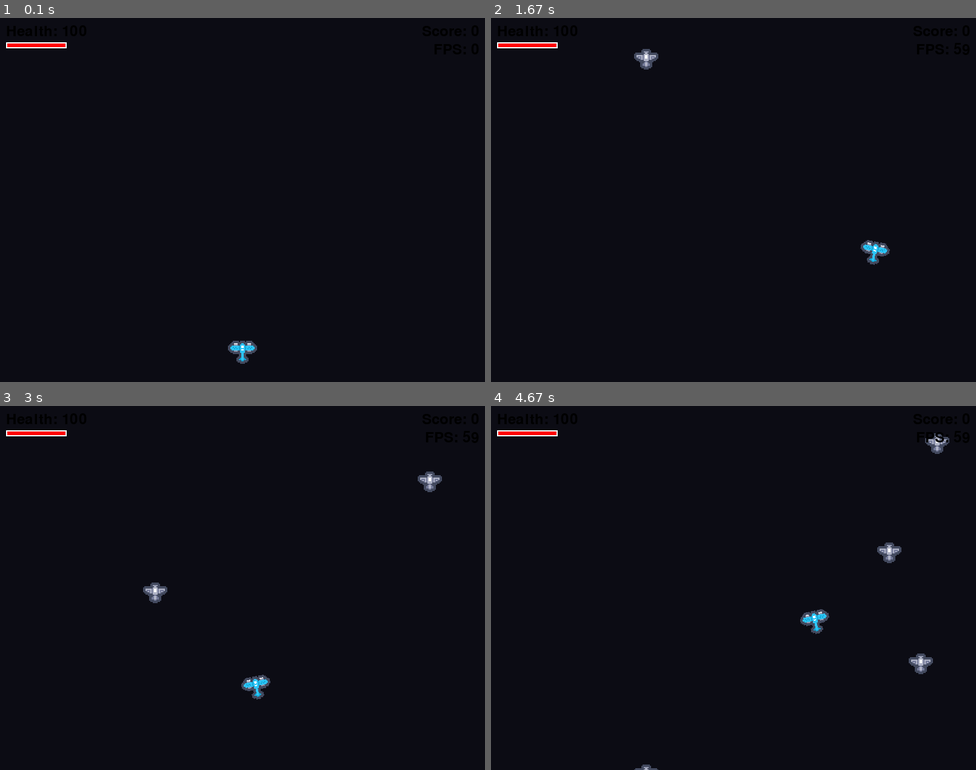
Above: before the commit, frames 1-4 (two rows, left to right).
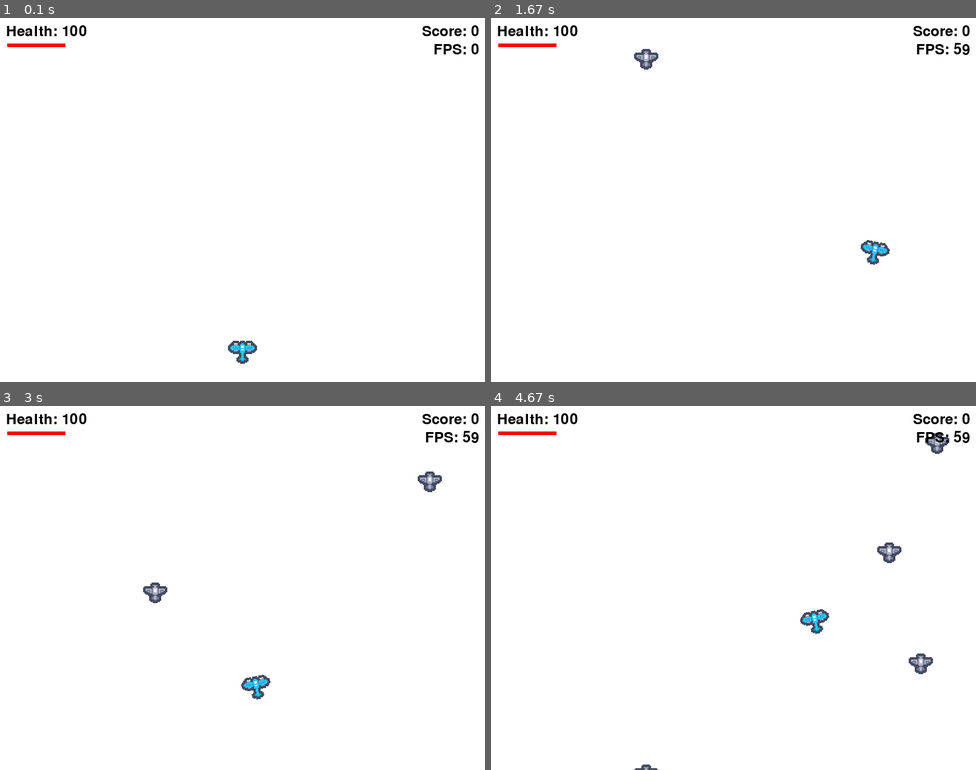
Above: after the commit, the same moments.

Repository: Aethelbrad/planes-pygame
Game: pygame game, started from main.py
Two runs of this game, one before a commit and one after it. Both use one fixed random seed, a clock stepped at 60 frames per second and the inputs below.
Inputs:
- Up to frame 1 (0.1 s): no input
- Up to frame 2 (1.67 s): hold Right 0.33-0.8 s; hold Up 0.83-1.13 s; hold Right 1.17-1.63 s
- Up to frame 3 (3 s): hold Left 1.67-2.2 s; hold Down 2.23-2.53 s; hold Left 2.57-2.97 s
- Up to frame 4 (4.67 s): hold Up 3-3.37 s; hold Right 3.4-4.03 s; hold Down 4.07-4.43 s; hold Left from 4.47 s (still down)

The runs differ from the first frame. In frame 1, 99% of the frame differs, in the area x 0-100%, y 0-100%; in frame 2, 99%; in frame 3, 99%; in frame 4, 99%.

Commit message:
changed bg color

Diff:
--- a/settings.py
+++ b/settings.py
@@ -28,7 +28,7 @@
 
     class Colors:
         """Standard color definitions."""
-        BG = (12, 12, 20)
+        BG = (255, 255, 255)
         WHITE = (255, 255, 255)
         BLACK = (0, 0, 0)
         RED = (255, 0, 0)
